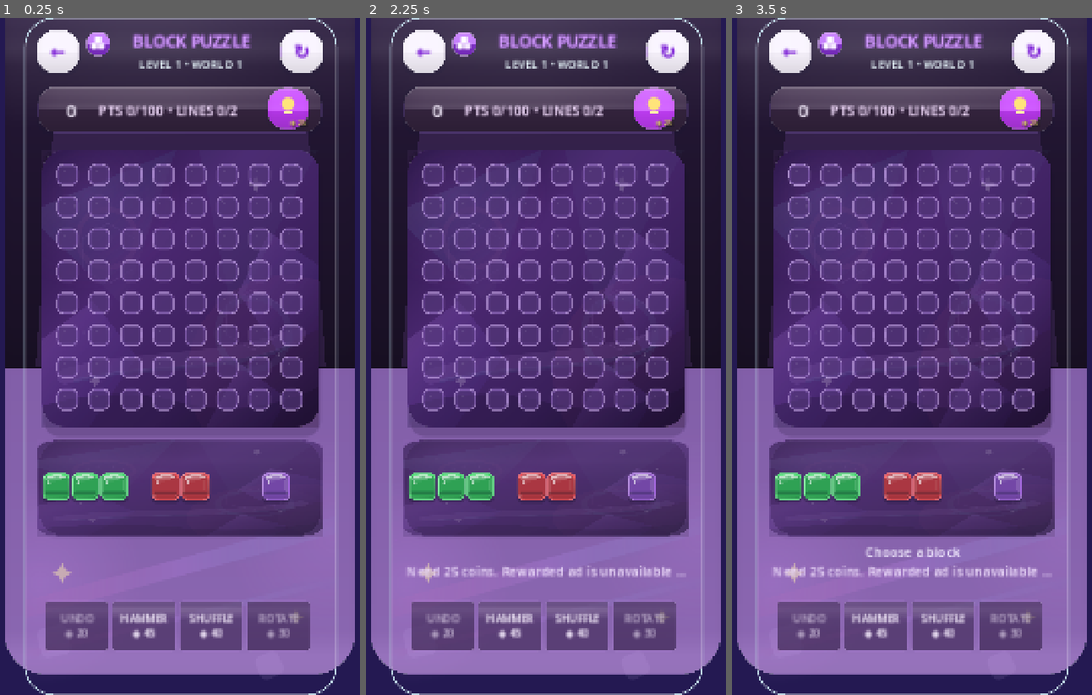
Above: before the commit, frames 1-3 (left to right).
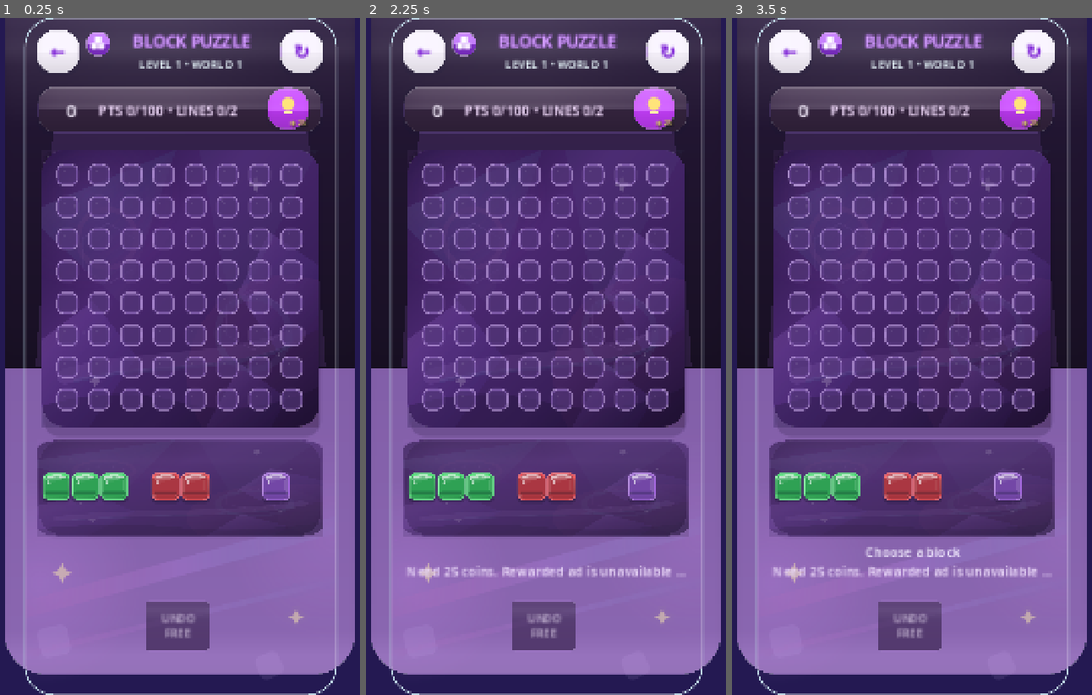
Above: after the commit, the same moments.

Repository: eghosa001/unjam
Game: Godot game, scene res://scenes/BlockPuzzle.tscn
Same seed, same stepped clock (60 frames per second), same inputs: the game is played once before the commit and once after it. This scene is started directly instead of the project's main scene.
Inputs (mouse positions are in pixels of both pictures, inside the frame that each line leads up to):
- Up to frame 1 (0.25 s): no input
- Up to frame 2 (2.25 s): click "←" at 0.5 s; click "↻" at 1.25 s; click "◈25" at 2 s
- Up to frame 3 (3.5 s): click (800, 173) at 2.77 s

The runs differ from the first frame. In frame 1, 4.1% of the frame differs, in the area x 12-87%, y 86-94%; in frame 2, 4.1%; in frame 3, 4.1%.

Commit message:
Teach Block gameplay first: free starter Undo, delayed booster clutter and truthful pricing

Diff:
--- a/scripts/game/block_puzzle_10000.gd
+++ b/scripts/game/block_puzzle_10000.gd
@@ -81,6 +81,10 @@
 	var bar := HBoxContainer.new()
 	bar.name = "CampaignBoosters"
 	bar.alignment = BoxContainer.ALIGNMENT_CENTER
+	# A beginner should learn to place blocks before deciphering a four-item
+	# paid booster shop. Show one reversible action for three starter puzzles.
+	var starter := not daily_mode and play_mode == "campaign" and level_number <= 3
+	bar.visible = not daily_mode
 	bar.add_theme_constant_override("separation", 4)
 	FigmaReferenceCanvas.set_rect(bar, 25, 726, 333, 64)
 	for spec in [
@@ -103,6 +107,7 @@
 		button.tooltip_text = "%s booster • %d coins" % [key.capitalize(), int(BOOSTER_COSTS[key])]
 		button.custom_minimum_size = Vector2(80, 58)
 		button.size_flags_horizontal = Control.SIZE_SHRINK_BEGIN
+		button.visible = not starter or key == "undo"
 		button.pressed.connect(_use_booster.bind(key))
 		bar.add_child(button)
 		booster_buttons[key] = button
@@ -510,6 +515,7 @@
 		return
 	if completed or _clear_transition_active:
 		return
+	var actual_price := _booster_price(kind)
 	match kind:
 		"undo":
 			if history.is_empty():
@@ -554,12 +560,12 @@
 	AnalyticsManager.track("block_puzzle_booster_used", {
 		"level": level_number,
 		"booster": kind,
-		"cost": int(BOOSTER_COSTS.get(kind, 0)),
+		"cost": actual_price,
 		"uses": int(booster_uses.get(kind, 0))
 	})
 
 func _spend_booster(kind: String) -> bool:
-	var cost := int(BOOSTER_COSTS.get(kind, 0))
+	var cost := _booster_price(kind)
 	if cost <= 0:
 		return true
 	if EconomyManager.spend(cost, "block_puzzle_booster_%s" % kind, {"level": level_number}):
@@ -689,6 +695,13 @@
 						return fits
 	return fits
 
+func _booster_price(kind: String) -> int:
+	# One free, fully functional Undo for early campaign lessons. Never give
+	# ranked Daily mode any booster advantage.
+	if kind == "undo" and not daily_mode and play_mode == "campaign" and level_number <= 3 and int(booster_uses.get("undo", 0)) == 0:
+		return 0
+	return int(BOOSTER_COSTS.get(kind, 0))
+
 func _refresh_booster_buttons() -> void:
 	if booster_buttons.is_empty():
 		return
@@ -697,6 +710,11 @@
 		if button == null or not is_instance_valid(button):
 			continue
 		button.disabled = completed or _clear_transition_active or daily_mode
+		if String(key) == "undo" and not daily_mode:
+			var price := _booster_price("undo")
+			button.text = "UNDO\nFREE" if price == 0 else "UNDO\n◈ %d" % price
+			button.tooltip_text = "Undo the last placement for free" if price == 0 else "Undo the last placement for %d coins" % price
+			button.accessibility_name = button.tooltip_text
 		if daily_mode:
 			button.tooltip_text = "Boosters are disabled in ranked Daily competition."
 	var undo_button = booster_buttons.get("undo") as Button
